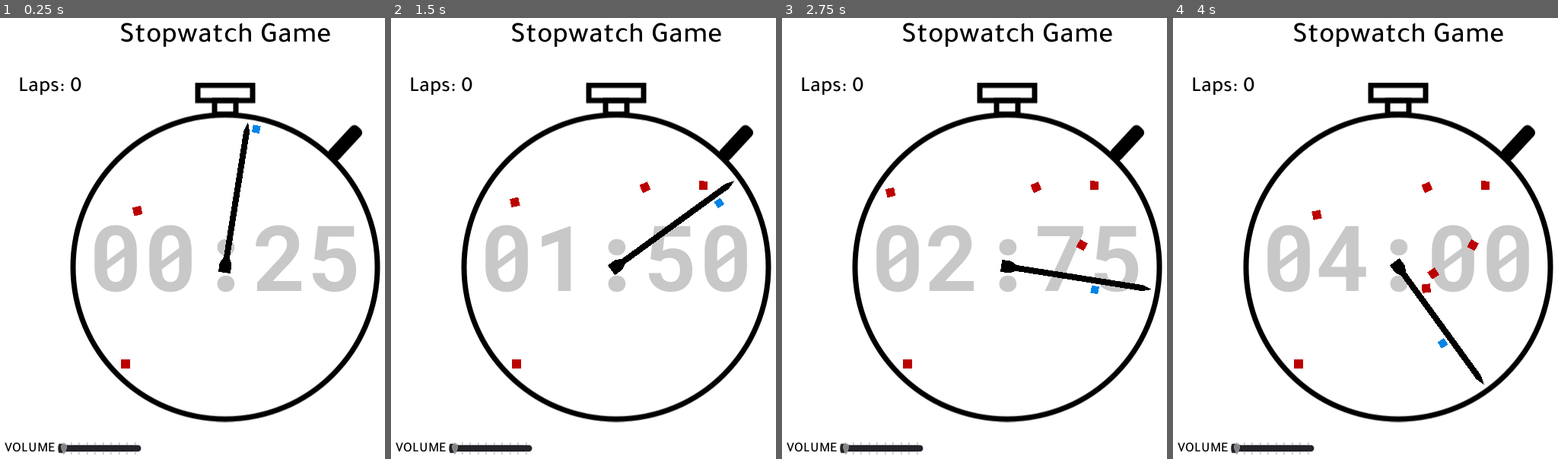
Above: before the commit, frames 1-4 (left to right).
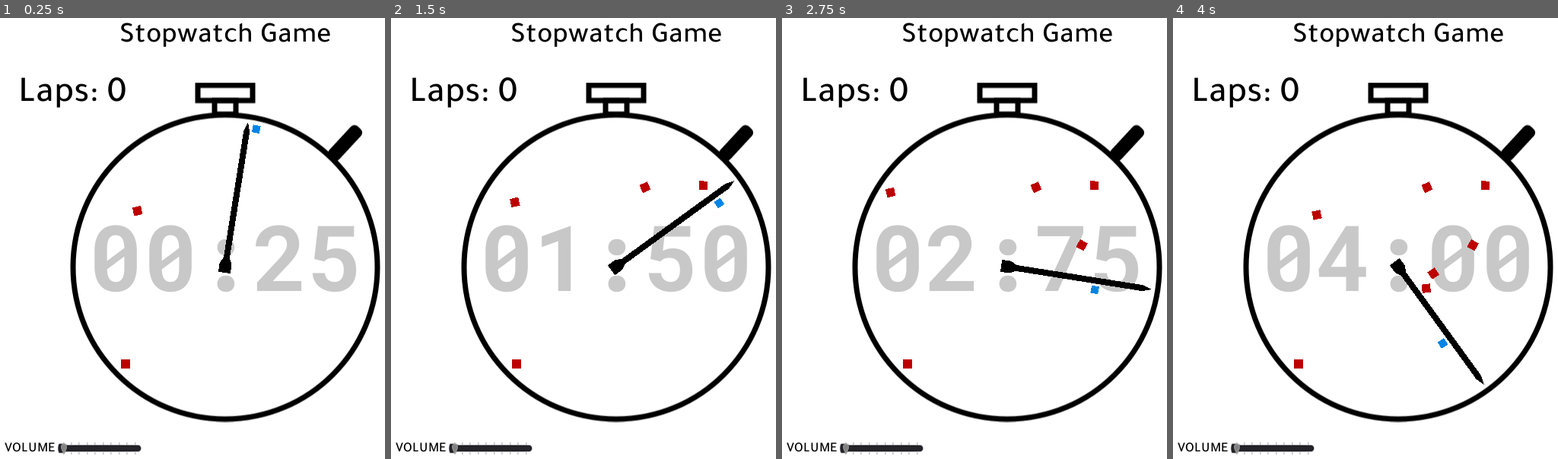
Above: after the commit, the same moments.

Repository: albertnez/10-second-laps
Game: Godot game, scene res://Scenes/GameWrapper.tscn
The game is run twice, just before and just after one commit, with the same random seed, the same clock (stepped at 60 frames per second) and the same inputs.
Inputs:
- Up to frame 1 (0.25 s): no input
- Up to frame 2 (1.5 s): tap Space (action) at 0.6, 1.35 s
- Up to frame 3 (2.75 s): tap Space (action) at 2.1 s
- Up to frame 4 (4 s): tap Space (action) at 2.85, 3.6 s

The runs differ from the first frame. In frame 1, 0.6% of the frame differs, in the area x 5-33%, y 13-21%; in frame 2, 0.6%; in frame 3, 0.6%; in frame 4, 0.6%.

Commit message:
bigger laps size

Diff:
--- a/Scenes/Ui/MainUi.tscn
+++ b/Scenes/Ui/MainUi.tscn
@@ -16,7 +16,7 @@
 font_data = ExtResource( 1 )
 
 [sub_resource type="DynamicFont" id=4]
-size = 28
+size = 48
 font_data = ExtResource( 1 )
 
 [node name="MainUi" type="Control"]
